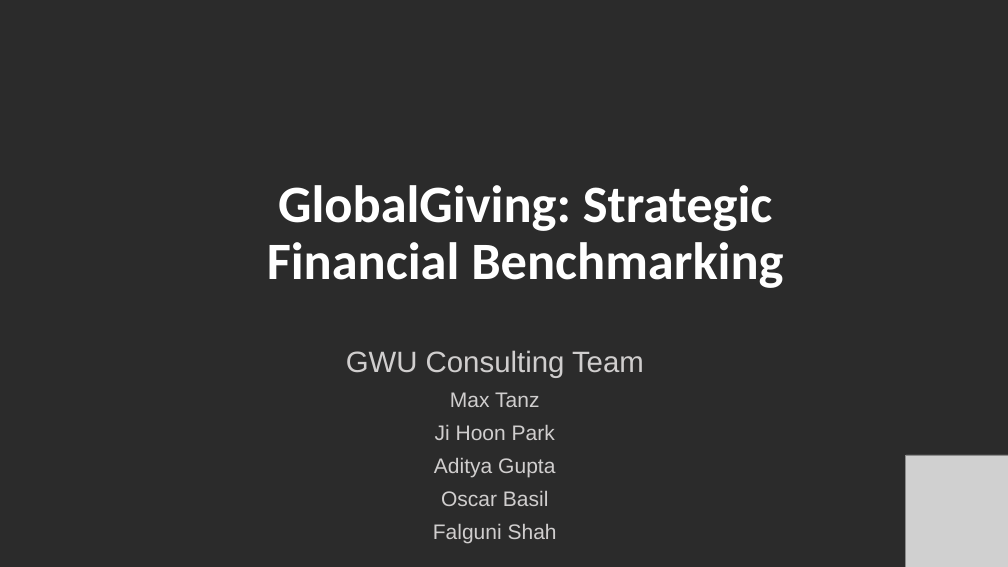
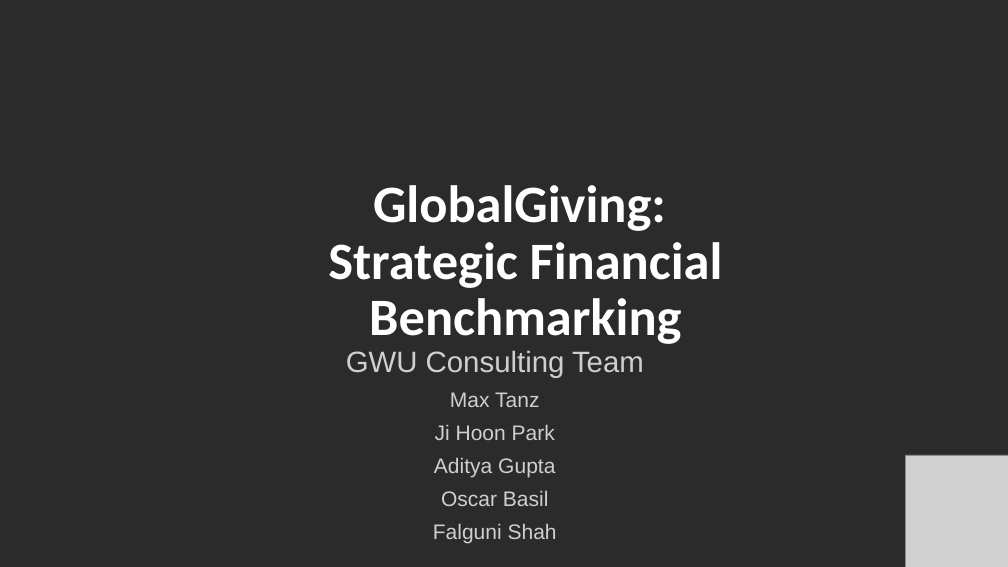
Before and after one commit to adityagupta050899/GlobalGiving-Finances, a slide deck: slide 1 of Mid Point Review - April 1.pptx. Drawn at 1008x567 pixels with LibreOffice and Linux fonts; fonts in the diff are those of the drawing; grey boxes stand for pictures; background and template pictures are left out; a plain dark background stands for a picture behind light text. Boxes give left, top, right and bottom in pixels: in the first picture for what was removed or moved away, otherwise in the second. Text is boxed around its words. In the diff, an @@ line names an element or a change of style, - is before the commit and + after.

```diff
--- a/Mid Point Review - April 1.pptx
+++ b/Mid Point Review - April 1.pptx
@@ title at (328, 185, 723, 344): text changed @@
-GlobalGiving: Strategic Financial Benchmarking
+GlobalGiving:
+Strategic Financial Benchmarking
```
Also in this commit, not shown: 1 other slide changed, 1 slide added, 1 slide removed, 19 other files.
